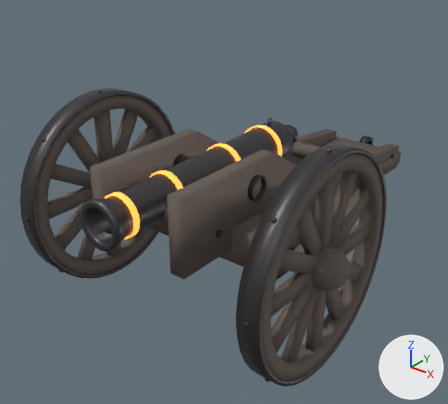
An edit to the FBX model GunPowdered-Blender/exports/MobileCannon.fbx, drawn before and after from the same camera.
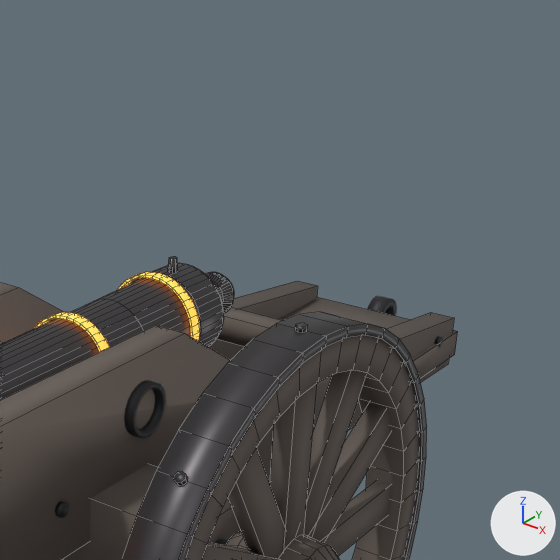
Each version appears first whole from a 50 mm lens placed at (1.74, -2.0, 1.9), pointed at (-0.19, 0.42, 0.4), and next in a close-up on the part from 43% to 100% of the width and 0% to 64% of the height. Every picture has the same lights, and +X, +Y and +Z are marked at lower right. The first two pictures are the older version. The close-ups show mesh edges as thin lines. Where no turn or scale is listed for an object, it has been applied to the vertices.

In view in the first close-up: 'cannon_bands', 'cannon_barrel', 'carriage', 'carriage_iron', 'wheel_right', 'wheel_right_tyre'.
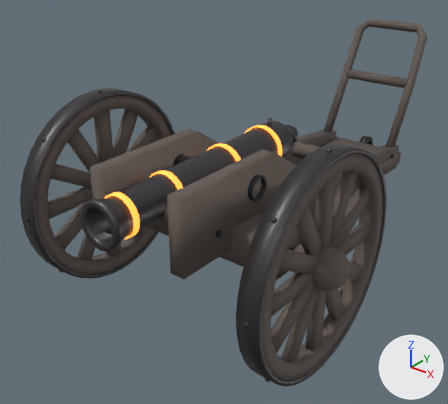
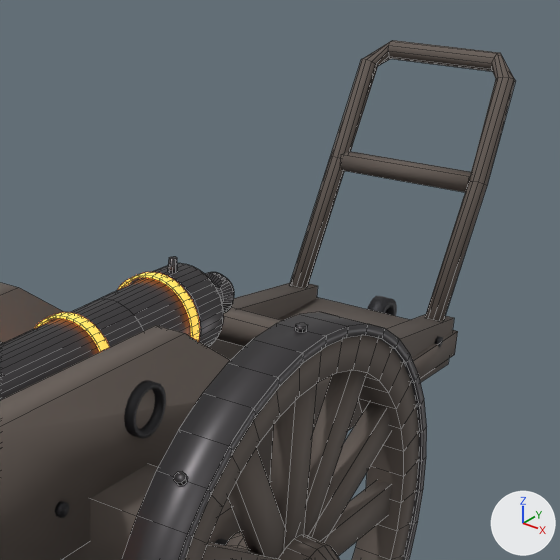
What changed in the scene script:
```text
Change me_carriage:
    used by ob_carriage; location = (0.0, 0.0, 0.0)
    remove me_carriage.from_pydata(...)  # 136 vertices, 92 faces; spans x -0.51..0.51, y -0.45..1.67, z 0.32..0.86
    add me_carriage.from_pydata(...)  # 224 vertices, 170 faces; spans x -0.51..0.51, y -0.45..2.0, z 0.32..1.19
    me_carriage part 1: a new loose piece, a box spanning x -0.21..0.21, y 1.775..1.825, z 0.815..0.865, in mat_ashwood (dark grey #655b55)
    me_carriage part 2: a new loose piece of 80 vertices spanning x -0.26..0.26, y 1.58..2.0, z 0.46..1.19, in mat_ashwood (dark grey #655b55)
```

Location of each change, [x1, y1, x2, y2] in pixels of the close-ups (560 x 560 px):
'carriage', reshaped
    before: [0, 281, 458, 560]
    after: [0, 40, 515, 560]
part 1 of me_carriage, added
    after: [340, 151, 471, 192]
part 2 of me_carriage, added
    after: [290, 40, 515, 321]
